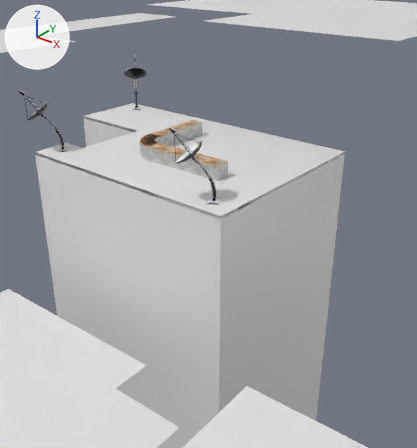
The Blender file CG/Models/Humberto/edificio07.blend as it was, and as the next commit left it.
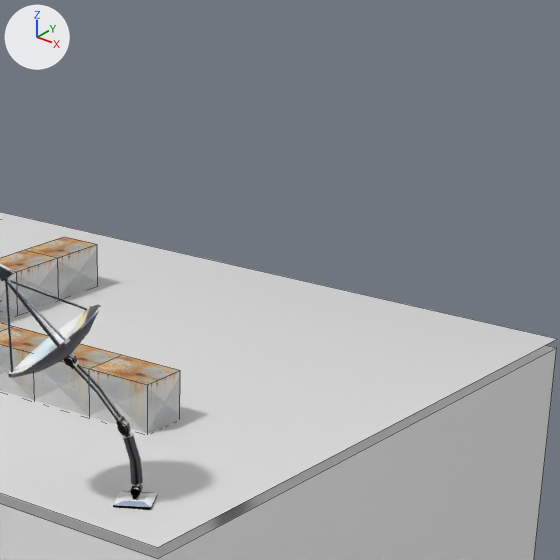
There are two pictures of each version: one from a 50 mm camera at (12.79, -13.91, 27.95) aimed at (3.07, -1.76, 20.42), one close up on the part from 41% to 83% of the width and 10% to 49% of the height. Arrows for +X, +Y and +Z are at upper left; the lights stay in place. The close-ups show mesh edges as thin lines.

Names of what the first close-up shows: 'Circle.003_Circle.002', 'Cube.001', 'Cube.003', 'Edificio07', 'azoteas'.
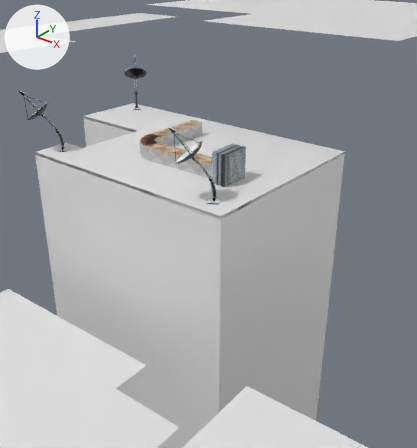
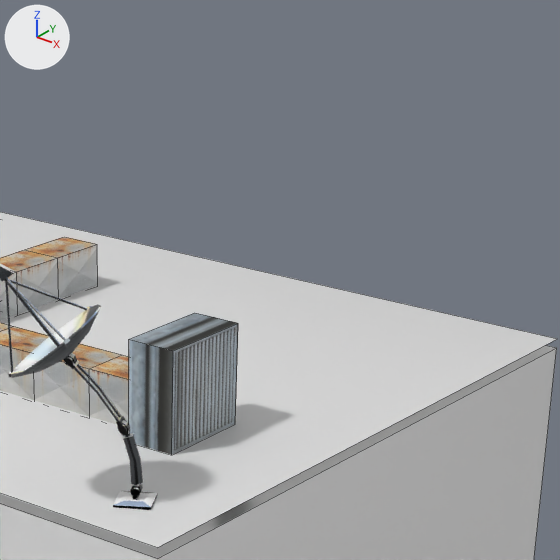
Commit message: Edificios 07 y 010 version final

The change in detail:
Picture 'Ventilation1.png' (img_ventilation1_png) is new.
Material 'ventilador' (mat_ventilador) is new.
Its texture is img_ventilation1_png.
Mesh me_cube_004 is new.
It is a box spanning x -1.0..1.0, y -1.0..1.0, z -1.0..1.0.
It uses material mat_ventilador (picture img_ventilation1_png).
Object 'Cube.004' (ob_cube_004) is new; it shows me_cube_004.
Its location is (3.07, -0.78, 22.0).
Its scale is (0.25, 0.5, 0.5).

What differs and where, as boxes (x1, y1, x2, y2) in the close-ups (560 x 560 px):
'Cube.004', added: after (129, 313, 238, 455)
